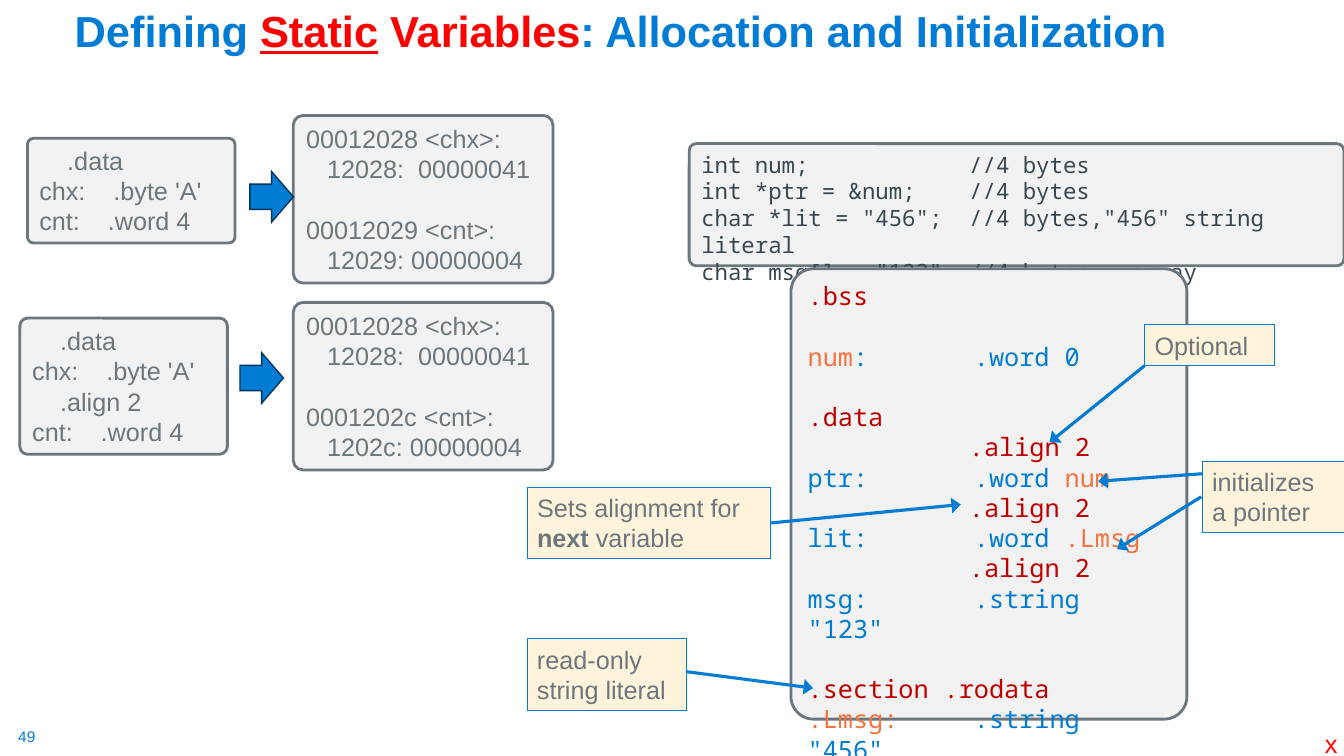
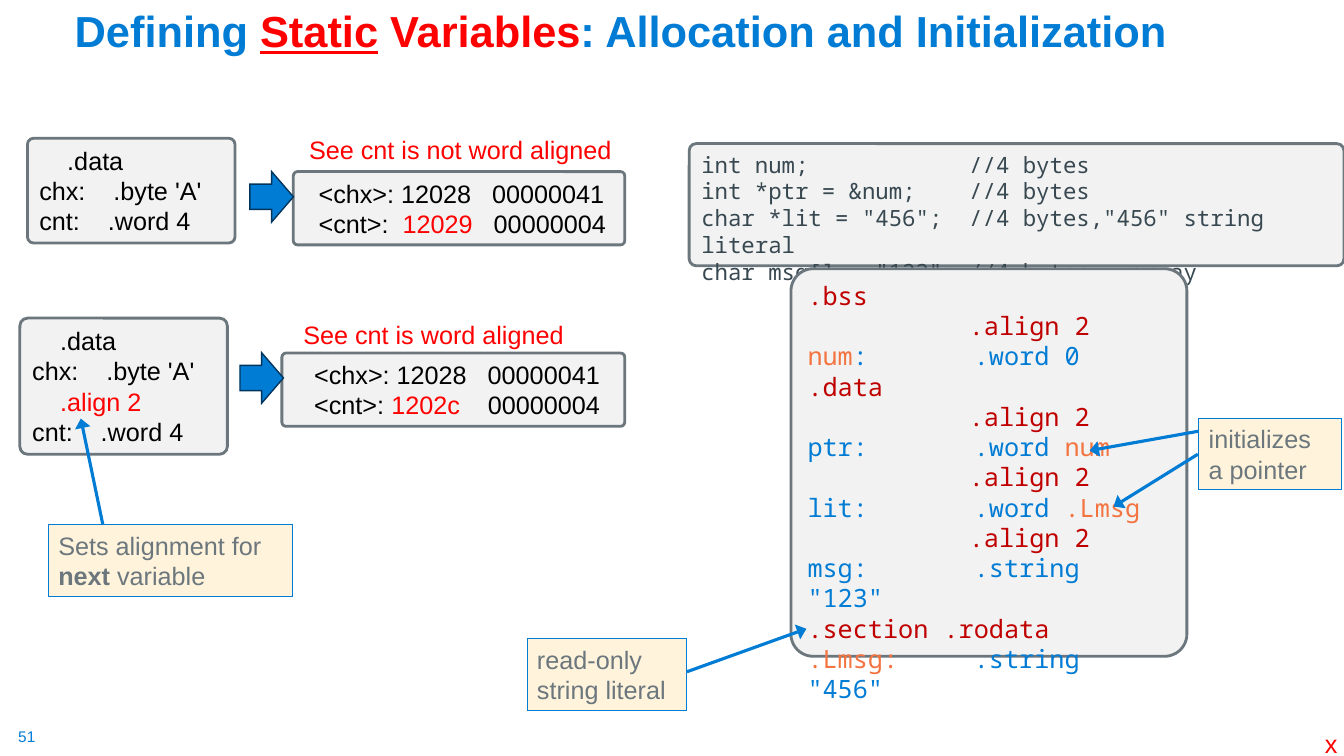
Before and after one commit to cse30-sp24/Muller-Slides, a slide deck: slide 51 of 06-Arm-Part3.pptx (slide 49 before the commit). Drawn at 1344x756 pixels with LibreOffice and Linux fonts; fonts in the diff are those of the drawing. Boxes give left, top, right and bottom in pixels: in the first picture for what was removed or moved away, otherwise in the second. Text is boxed around its words. In the diff, an @@ line names an element or a change of style, - is before the commit and + after.

```diff
--- a/06-Arm-Part3.pptx
+++ b/06-Arm-Part3.pptx
@@ rounded rectangle ".data" at bbox=[27, 138, 235, 243]: text colour #6B767D to #000000 @@
@@ text added at bbox=[309, 140, 611, 164], 18 pt, text #FF0000 @@
+See cnt is not word aligned
@@ rounded rectangle "<chx>: 12028 00000041": place and size @@
-rounded rectangle "<chx>: 12028 00000041" at bbox=[293, 116, 554, 283]
+rounded rectangle "<chx>: 12028 00000041" at bbox=[293, 171, 625, 245]
@@ text in rounded rectangle at bbox=[319, 184, 606, 234]: text changed; text colour #6B767D to #000000 @@
-00012028 <chx>:
-12028: 00000041
-00012029 <cnt>:
-12029: 00000004
+<chx>: 12028 00000041
+<cnt>: 12029 00000004
@@ rounded rectangle ".bss": place and size @@
-rounded rectangle ".bss" at bbox=[791, 269, 1188, 720]
+rounded rectangle ".bss" at bbox=[791, 269, 1188, 656]
@@ rounded rectangle ".data" at bbox=[20, 319, 228, 455]: text colour #6B767D to #000000 in ".data", "chx: .byte 'A'", "cnt: .word 4"; text colour #6B767D to #FF0000 in ".align 2" @@
@@ text added at bbox=[303, 325, 563, 350], 18 pt, text #FF0000 @@
+See cnt is word aligned
@@ text in rounded rectangle at bbox=[969, 316, 1090, 341]: paragraph added @@
+.align 2
@@ rectangle removed at bbox=[1145, 325, 1275, 365] @@
-Optional
@@ rounded rectangle "<chx>: 12028 00000041": place and size @@
-rounded rectangle "<chx>: 12028 00000041" at bbox=[293, 302, 554, 470]
+rounded rectangle "<chx>: 12028 00000041" at bbox=[282, 353, 625, 426]
@@ text in rounded rectangle at bbox=[314, 365, 600, 415]: text changed; text colour #6B767D to #000000 @@
-00012028 <chx>:
-12028: 00000041
-0001202c <cnt>:
-1202c: 00000004
+<chx>: 12028 00000041
+<cnt>: 1202c 00000004
@@ arrow removed from (1145, 366) to (1050, 443) @@
@@ arrow moved from (771, 523) - (961, 505) to (103, 525) - (81, 418) @@
@@ rectangle "initializes a pointer": place and size @@
-rectangle "initializes a pointer" at bbox=[1203, 462, 1344, 533]
+rectangle "initializes a pointer" at bbox=[1199, 418, 1342, 490]
@@ arrow moved from (1202, 474) - (1098, 481) to (1199, 432) - (1090, 451) @@
@@ arrow moved from (1202, 497) - (1117, 549) to (1198, 455) - (1114, 507) @@
@@ rectangle "Sets alignment for next variable": place and size @@
-rectangle "Sets alignment for next variable" at bbox=[527, 487, 771, 559]
+rectangle "Sets alignment for next variable" at bbox=[48, 525, 292, 597]
@@ arrow moved from (688, 671) - (814, 689) to (688, 671) - (807, 629) @@
@@ page number at bbox=[18, 731, 35, 742]: text changed @@
-49
+51
```
Also in this commit, not shown: 15 other slides changed, 5 slides added, 5 slides removed, 1 other file.
